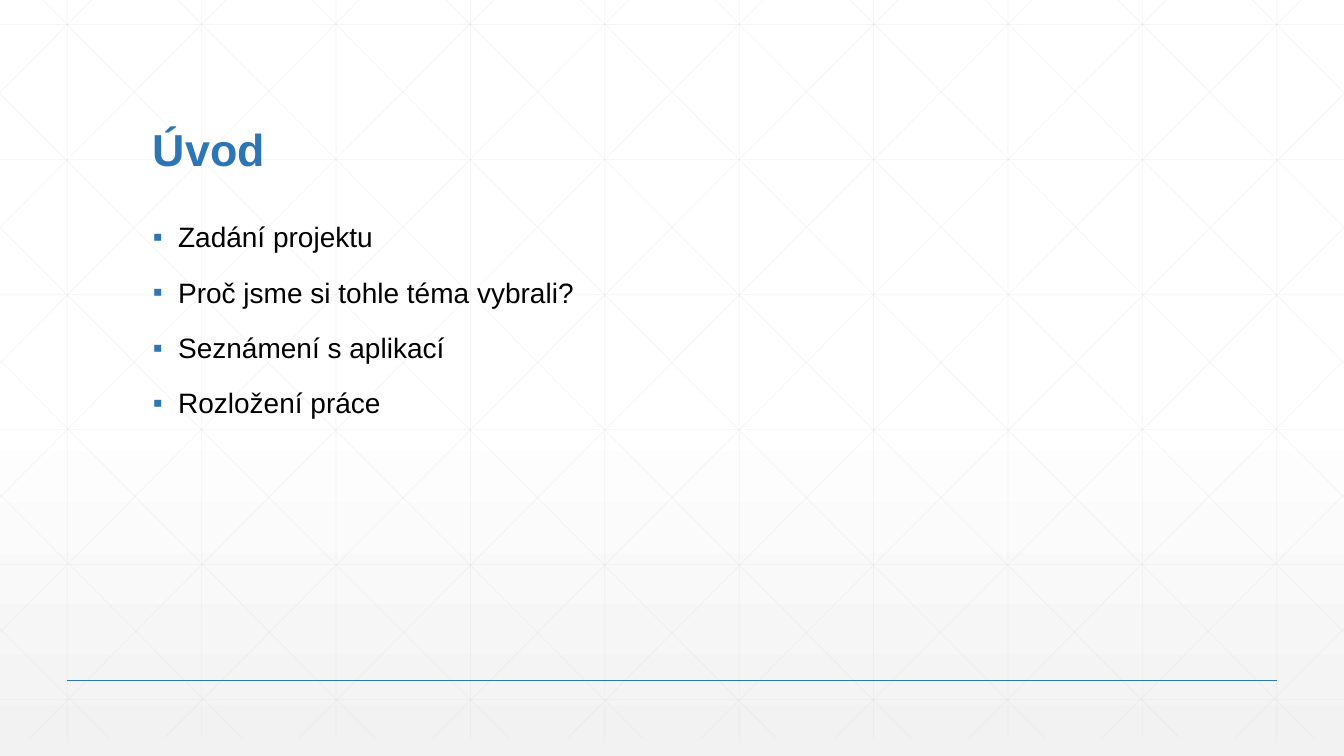
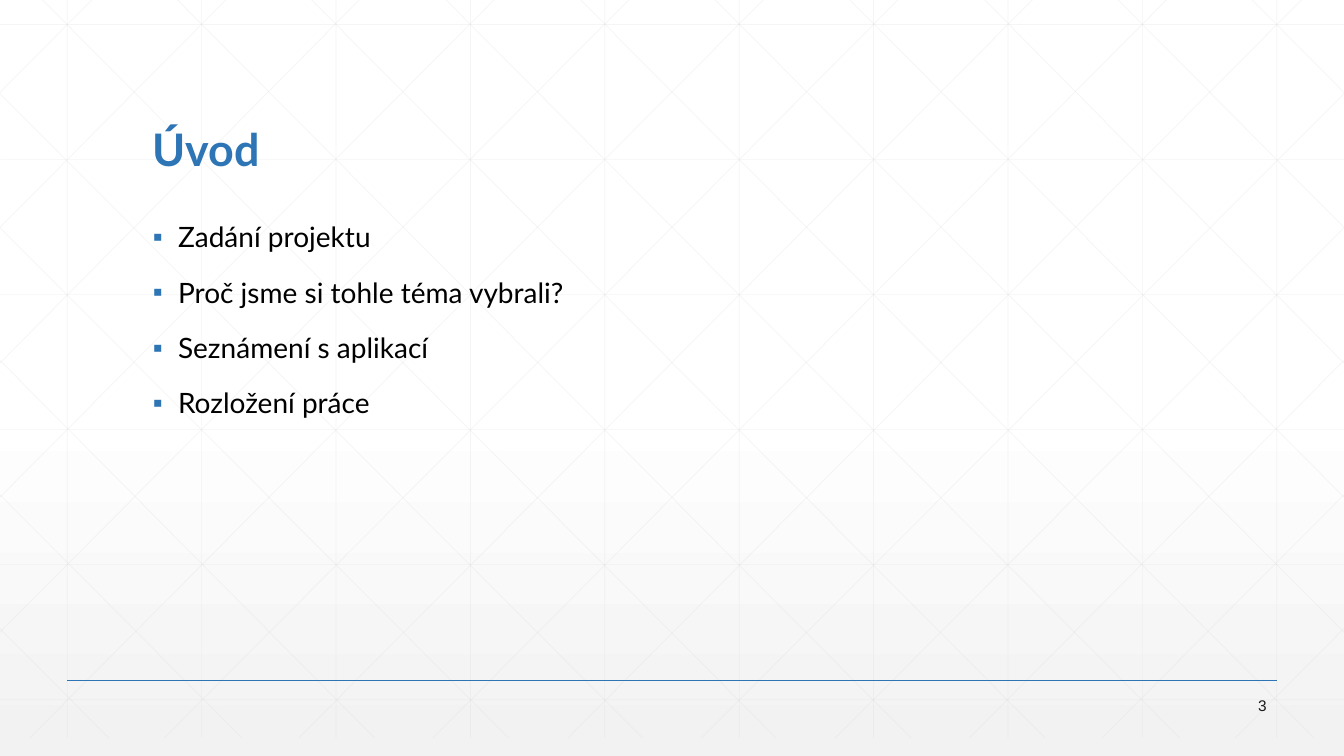
Before and after one commit to MetrKolben/MatKap, a slide deck: slide 3 of MatKap.pptx. Drawn at 1344x756 pixels with LibreOffice and Linux fonts; fonts in the diff are those of the drawing. Boxes give left, top, right and bottom in pixels: in the first picture for what was removed or moved away, otherwise in the second. Text is boxed around its words. In the diff, an @@ line names an element or a change of style, - is before the commit and + after.

```diff
--- a/MatKap.pptx
+++ b/MatKap.pptx
@@ title "Úvod" at (153, 127, 260, 167): font Arial to Lato @@
@@ text "Zadání projektu" at (178, 226, 563, 418): font Arial to Lato @@
@@ page number added at (1258, 700, 1267, 711), 11 pt, text #1A1A1A @@
+3
```
Also in this commit, not shown: 18 other slides changed.
